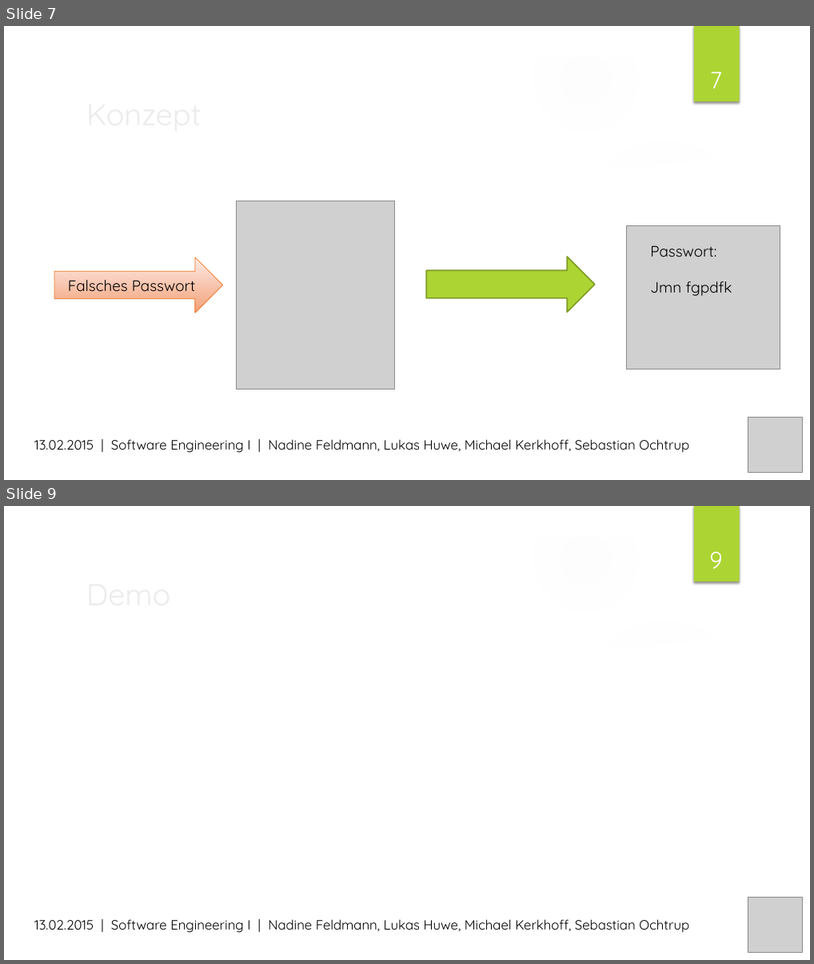
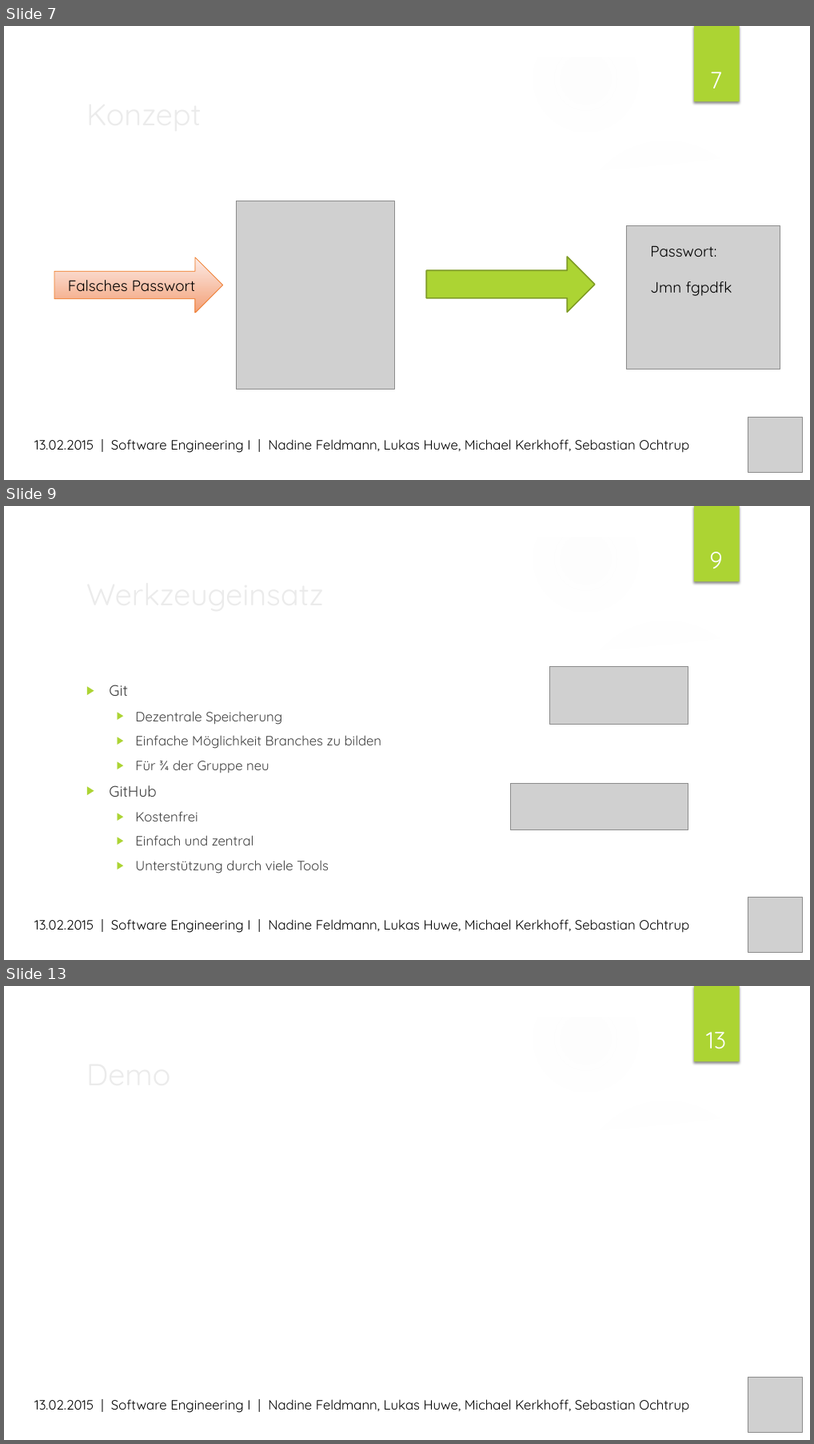
Before and after one commit to MrXXX92/pwsafe, a slide deck: Dokumentation/PWSafe Präsentation.pptx. Shown one above the other, each under a label of ours: slides 7 and 9 before the commit, slides 7, 9 and 13 after it; the slides between them are not shown. The pictures are 814x964 and 814x1444 pixels, drawn with LibreOffice and Linux fonts; fonts in the diff are those of the drawing; grey boxes stand for pictures; background and template pictures are left out. Boxes give left, top, right and bottom in pixels: in the first picture for what was removed or moved away, otherwise in the second. Text is boxed around its words. In the diff, an @@ line names an element or a change of style, - is before the commit and + after.

```diff
--- a/Dokumentation/PWSafe Präsentation.pptx
+++ b/Dokumentation/PWSafe Präsentation.pptx
@@ slide 9 added at (4,506,810,960), background picture (left out); not listed: 9 template elements that a slide beside it also shows @@
@@ page number added at (710,552,722,568), 28 pt, text #FFFFFF @@
+9
@@ title added at (80,570,660,616), 36 pt, text #EBEBEB @@
+Werkzeugeinsatz
@@ picture added at (550,666,689,724) @@
@@ text added at (109,684,382,873), 16 pt, text #404040 @@
+▶ Git
+  ▶ Dezentrale Speicherung
+  ▶ Einfache Möglichkeit Branches zu bilden
+  ▶ Für ¾ der Gruppe neu
+▶ GitHub
+  ▶ Kostenfrei
+  ▶ Einfach und zentral
+  ▶ Unterstützung durch viele Tools
@@ picture added at (511,783,689,830) @@
@@ picture added at (748,896,802,952) @@
@@ text added at (34,919,690,932), 16 pt, text #000000 @@
+13.02.2015 | Software Engineering I | Nadine Feldmann, Lukas Huwe, Michael Kerkhoff, Sebastian Ochtrup
@@ what was slide 9 is now slide 13 @@
@@ page number at (706,1032,726,1049): text changed @@
-9
+13
```
Also in this commit, not shown: 1 slide changed, 3 other slides added.
